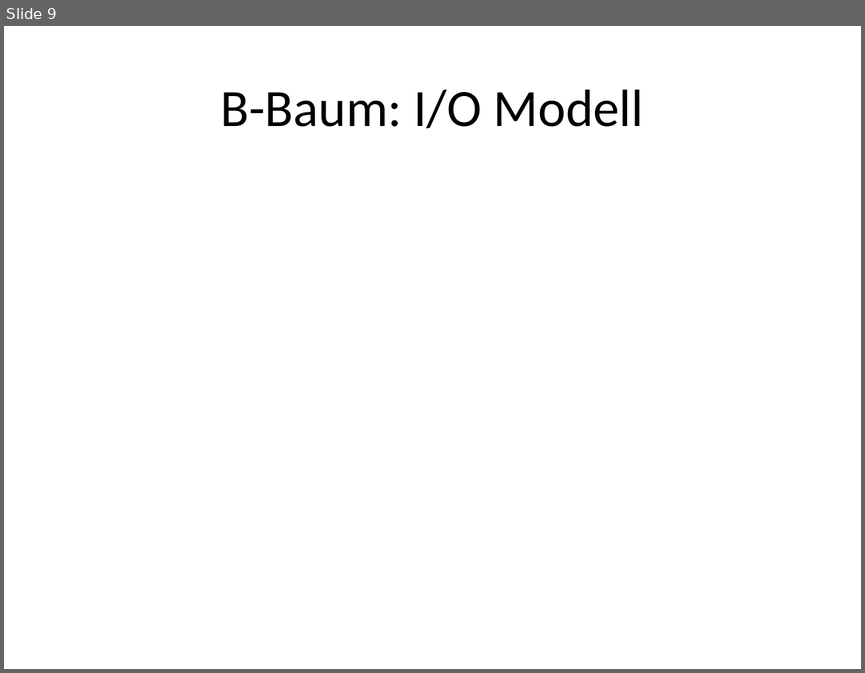
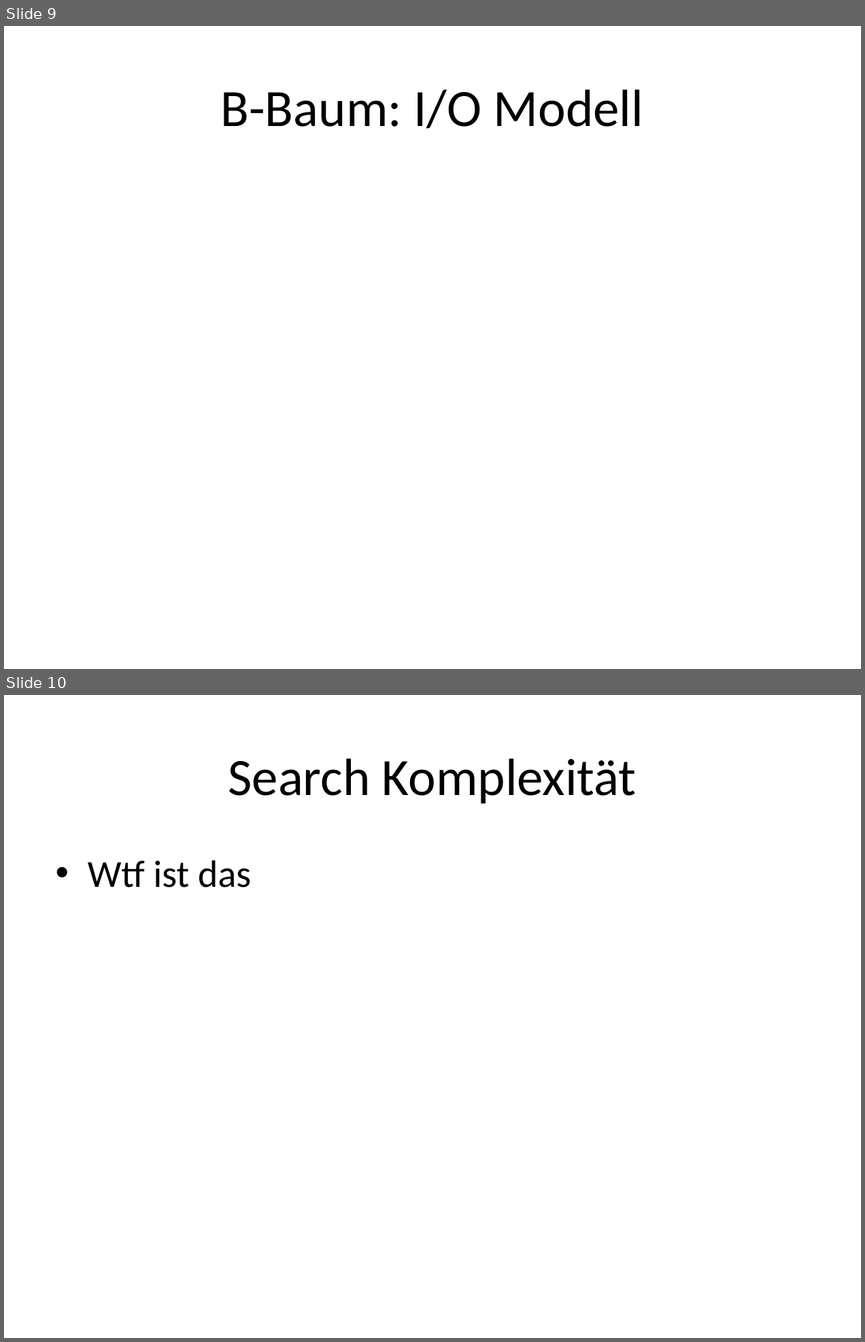
Before and after one commit to sebrockm/Algorithm_Engineering_Project, a slide deck: blob/blatt1/ae.pptx. Shown one above the other, each under a label of ours: slide 9 before the commit, slides 9 and 10 after it. The pictures are 865x673 and 865x1342 pixels, drawn with LibreOffice and Linux fonts; fonts in the diff are those of the drawing; grey boxes stand for pictures. Boxes give left, top, right and bottom in pixels: in the first picture for what was removed or moved away, otherwise in the second. Text is boxed around its words. In the diff, an @@ line names an element or a change of style, - is before the commit and + after.

```diff
--- a/blob/blatt1/ae.pptx
+++ b/blob/blatt1/ae.pptx
@@ slide 10 added at box(4, 695, 861, 1338), background #FFFFFF @@
@@ title added at box(228, 758, 636, 804), 44 pt, text #000000 @@
+Search Komplexität
@@ text added at box(88, 860, 251, 887), 32 pt, text #000000 @@
+• Wtf ist das
```
Also in this commit, not shown: 2 slides changed.
